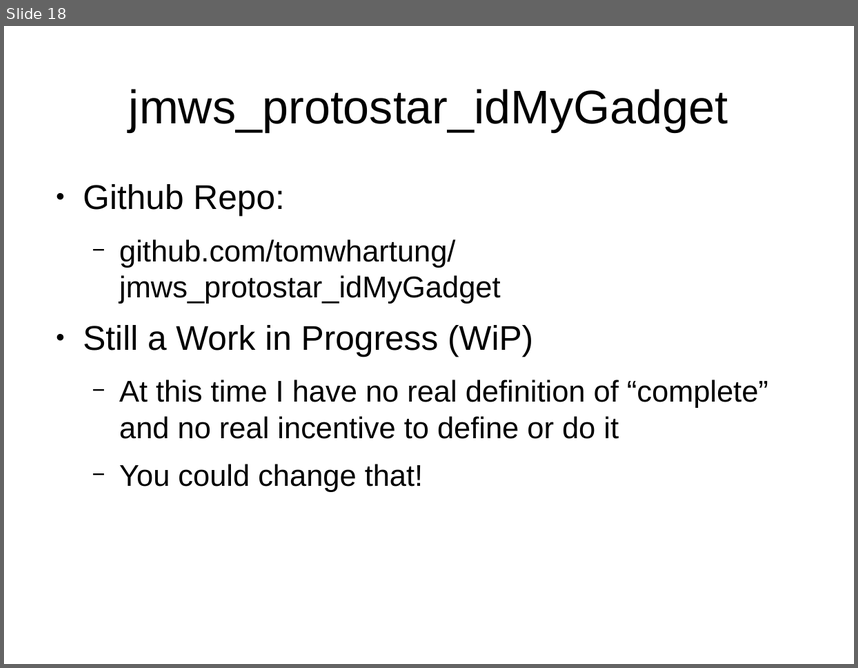
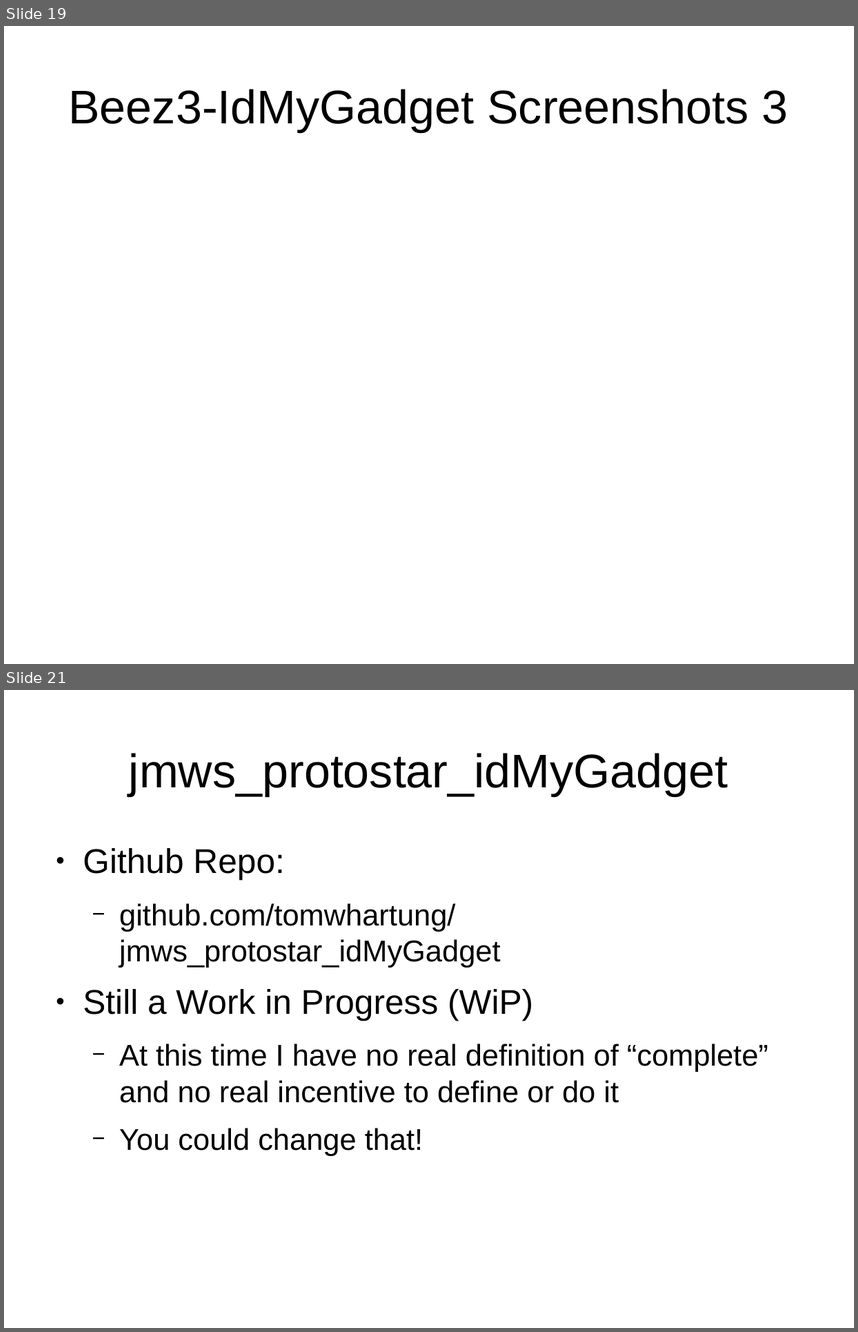
Before and after one commit to tomwhartung/jmws_accoutrements, a slide deck: presentations/2015_09-Joomla/Device_Detection-In_Protostar_and_Beez3.odp. Shown one above the other, each under a label of ours: slide 18 before the commit, slides 19 and 21 after it; the slides between them are not shown. The pictures are 858x668 and 858x1332 pixels, drawn with LibreOffice and Linux fonts; fonts in the diff are those of the drawing. Boxes give left, top, right and bottom in pixels: in the first picture for what was removed or moved away, otherwise in the second. Text is boxed around its words. In the diff, an @@ line names an element or a change of style, - is before the commit and + after.

```diff
--- a/presentations/2015_09-Joomla/Device_Detection-In_Protostar_and_Beez3.odp
+++ b/presentations/2015_09-Joomla/Device_Detection-In_Protostar_and_Beez3.odp
@@ slide 19 added at [4, 26, 854, 664], background #FFFFFF @@
@@ title added at [68, 89, 789, 132], 44 pt, text #000000 @@
+Beez3-IdMyGadget Screenshots 3
@@ what was slide 18 is now slide 21 @@
```
Also in this commit, not shown: 1 slide changed, 5 other slides added, 1 other file.
